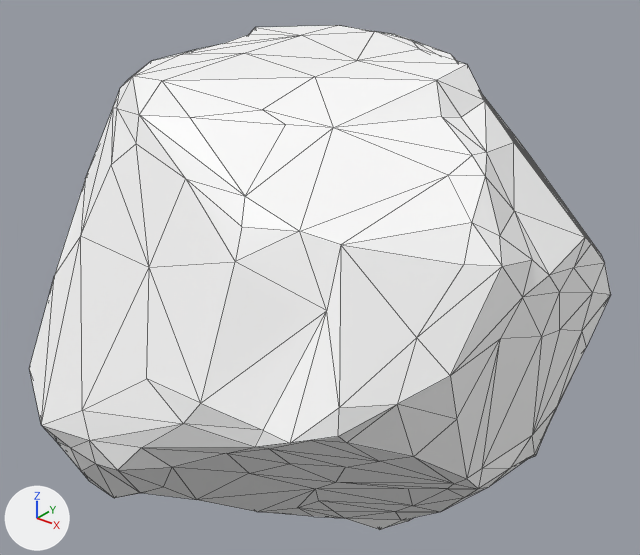
What one commit did to the glTF model assets/synty/tropical/models/SM_Env_Rock_04.glb.
Camera for both pictures: a camera (50 mm lens) standing at (3.53, -4.65, 3.74) and looking at (0.07, -0.33, 1.06). The lights are fixed; the arrows at lower left show +X, +Y and +Z. Mesh edges are drawn as thin lines.

Objects in the first picture: 'SM_Env_Rock_04'.
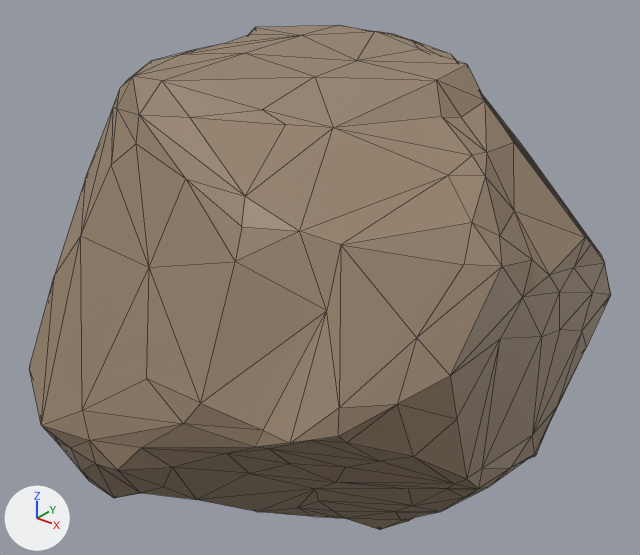
The change, as JSON lines over the scene's bpy script:
```json
{"op": "add", "block": "img_polygonnaturebiomes_tropical_texture_01", "code": ["img_polygonnaturebiomes_tropical_texture_01 = load_image('PolygonNatureBiomes_Tropical_Texture_01', '_unpacked/PolygonNatureBiomes_Tropical_Texture_01', 4096, 4096, 'sRGB')"]}
{"op": "remove", "block": "mat_nature16", "code": "mat_nature16.base_color = (1.0, 1.0, 1.0)  # white #ffffff"}
{"op": "add", "block": "mat_nature16", "code": "mat_nature16.texture = img_polygonnaturebiomes_tropical_texture_01"}
```

Pixel boxes [x1, y1, x2, y2] of what changed, in the pictures (640 x 555 px):
```json
{"object": "SM_Env_Rock_04", "change": "surface changed", "before": [29, 25, 611, 530], "after": [29, 25, 611, 530], "on screen": "white to brown"}
```
